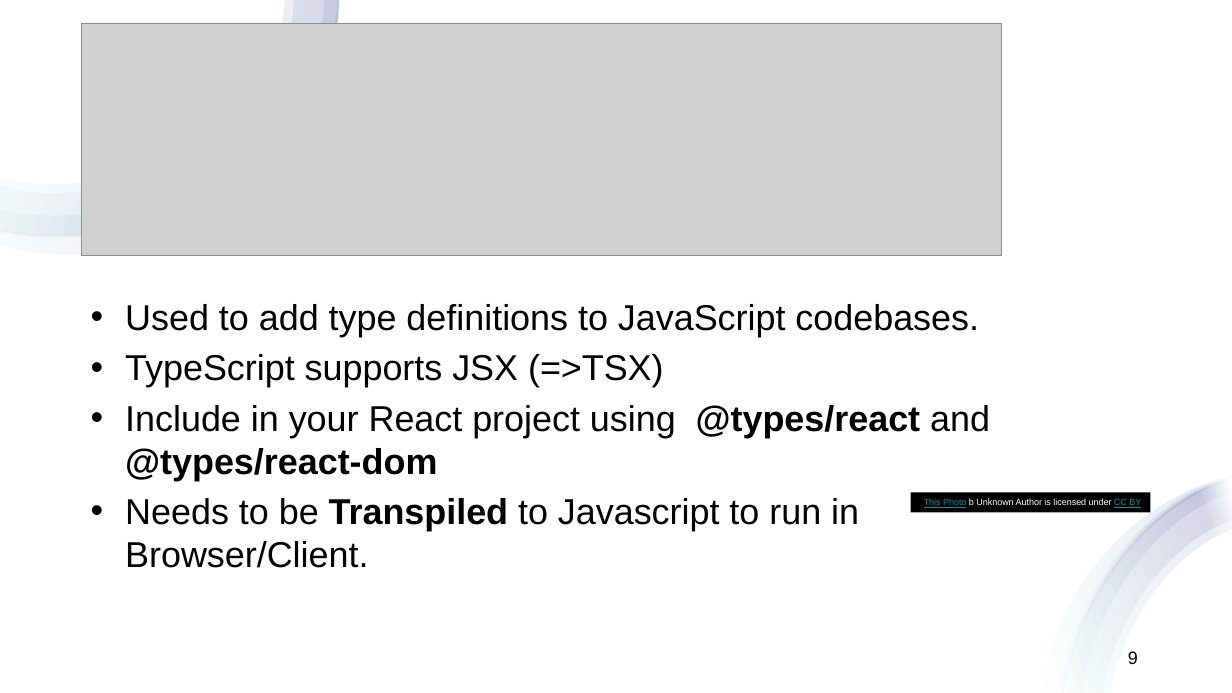
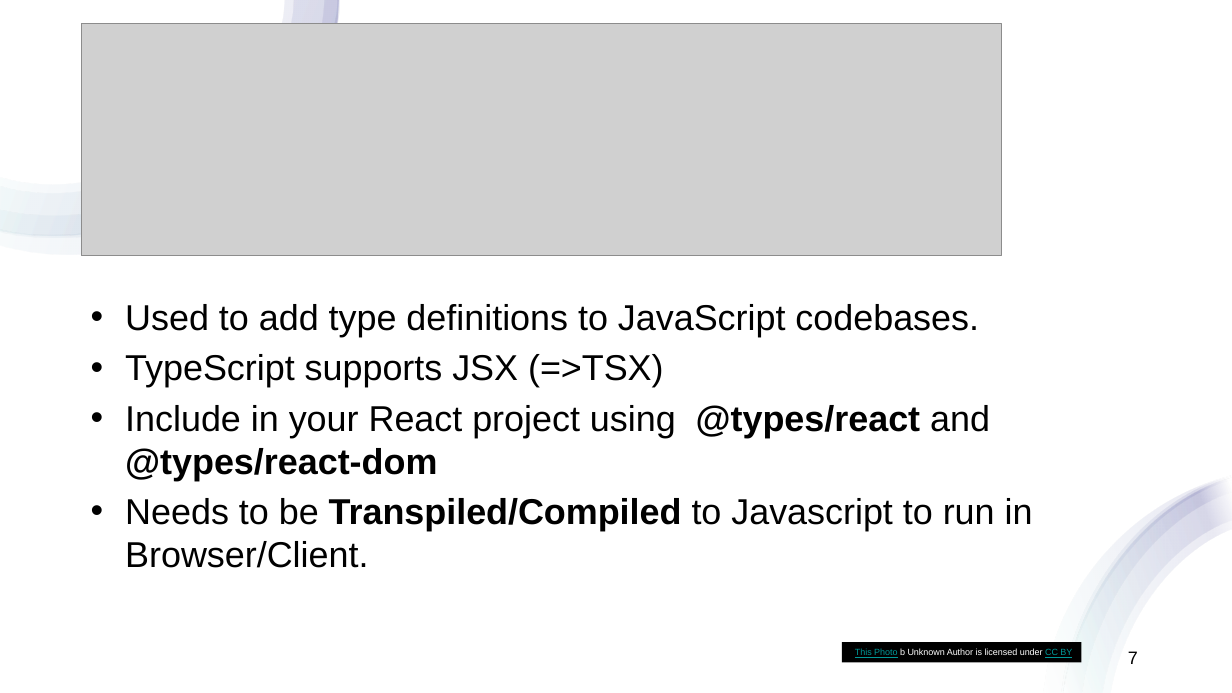
Before and after one commit to wit-hdip-comp-sci-2024/full-stack-2, a slide deck: slide 7 of topic-2/talk-1/ReactJS_01.pptx (slide 9 before the commit). Drawn at 1232x693 pixels with LibreOffice and Linux fonts; fonts in the diff are those of the drawing; grey boxes stand for pictures. Boxes give left, top, right and bottom in pixels: in the first picture for what was removed or moved away, otherwise in the second. Text is boxed around its words. In the diff, an @@ line names an element or a change of style, - is before the commit and + after.

```diff
--- a/topic-2/talk-1/ReactJS_01.pptx
+++ b/topic-2/talk-1/ReactJS_01.pptx
@@ text at (x1=125, y1=498, x2=1033, y2=568): text changed @@
-• Needs to be Transpiled to Javascript to run in Browser/Client.
+• Needs to be Transpiled/Compiled to Javascript to run in Browser/Client.
@@ rectangle "This Photo b Unknown Author ..." moved from (x1=911, y1=493, x2=1151, y2=513) to (x1=842, y1=642, x2=1081, y2=663) @@
@@ page number at (x1=1128, y1=651, x2=1138, y2=664): text changed @@
-9
+7
```
Also in this commit, not shown: 6 other slides changed, 22 slides removed, 20 other files.
